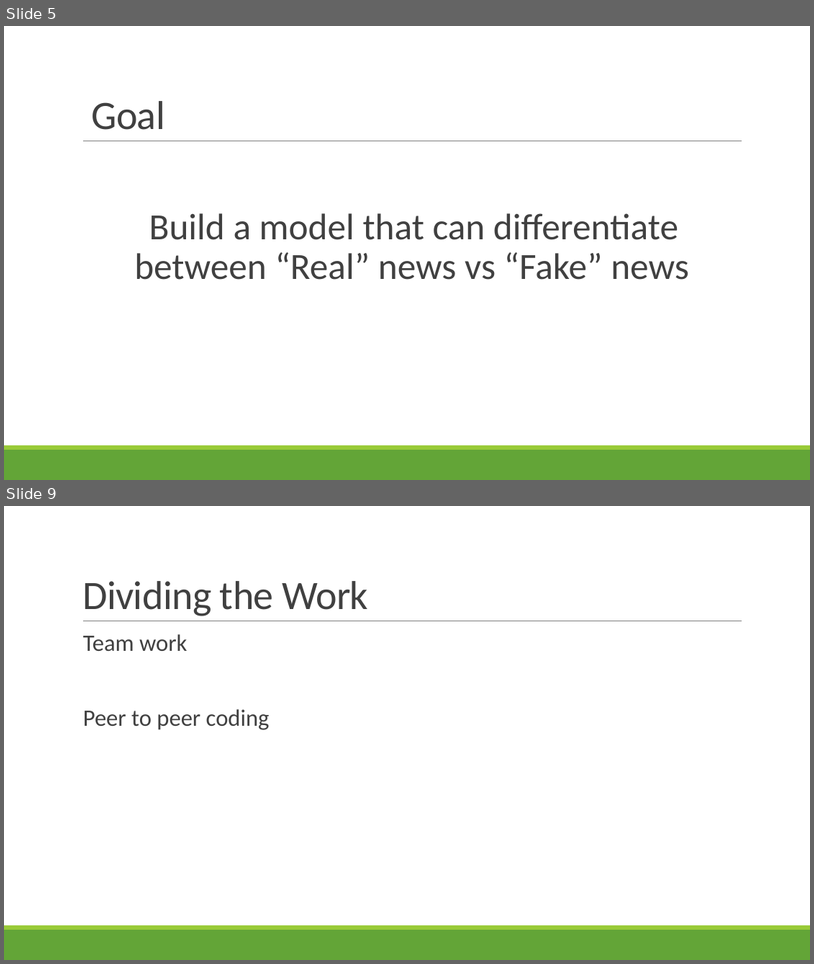
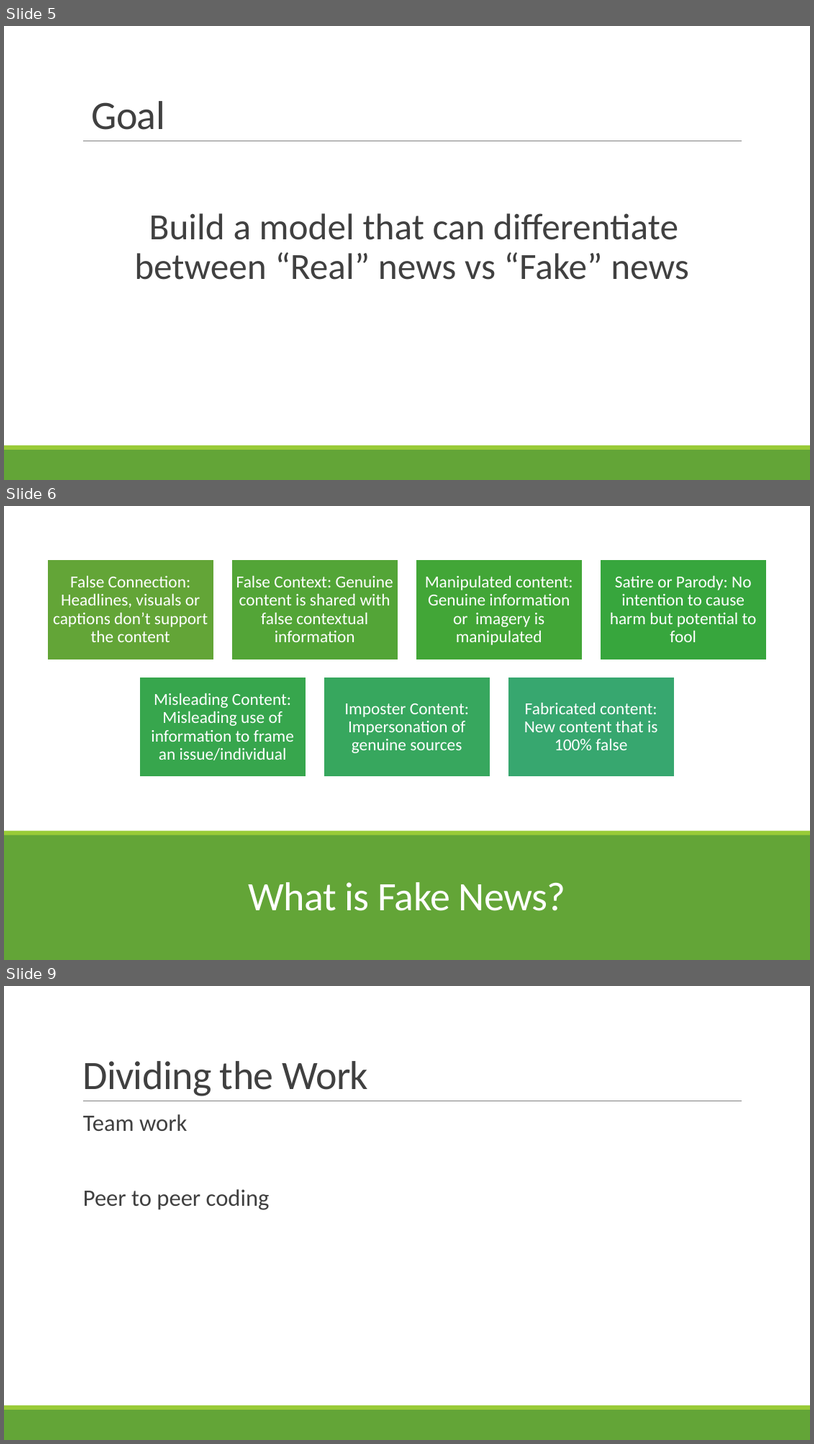
Before and after one commit to LinghanX/Project_Veritas, a slide deck: FakeNews.pptx. Shown one above the other, each under a label of ours: slides 5 and 9 before the commit, slides 5, 6 and 9 after it; the slides between them are not shown. The pictures are 814x964 and 814x1444 pixels, drawn with LibreOffice and Linux fonts; fonts in the diff are those of the drawing. Boxes give left, top, right and bottom in pixels: in the first picture for what was removed or moved away, otherwise in the second. Text is boxed around its words. In the diff, an @@ line names an element or a change of style, - is before the commit and + after.

```diff
--- a/FakeNews.pptx
+++ b/FakeNews.pptx
@@ slide 6 added at [4, 506, 810, 960], background #FFFFFF; not listed: 2 template elements that a slide beside it also shows @@
@@ rectangle added at [4, 506, 810, 960], fill #FFFFFF @@
@@ group added at [47, 559, 767, 777]: 7 rectangles, 7 texts @@
+False Connection: Headlines, visuals or captions don’t support the content
+False Context: Genuine content is shared with false contextual information
+Manipulated content: Genuine information or imagery is manipulated
+Satire or Parody: No intention to cause harm but potential to fool
+Misleading Content: Misleading use of information to frame an issue/individual
+Imposter Content: Impersonation of genuine sources
+Fabricated content: New content that is 100% false
@@ rectangle added at [4, 834, 810, 960], fill #63A537 @@
@@ rectangle added at [4, 831, 810, 835], fill #99CB38 @@
@@ title added at [249, 882, 566, 911], 48 pt, text #FFFFFF @@
+What is Fake News?
```
Also in this commit, not shown: 2 slides changed, 1 slide removed, 1 other file.
